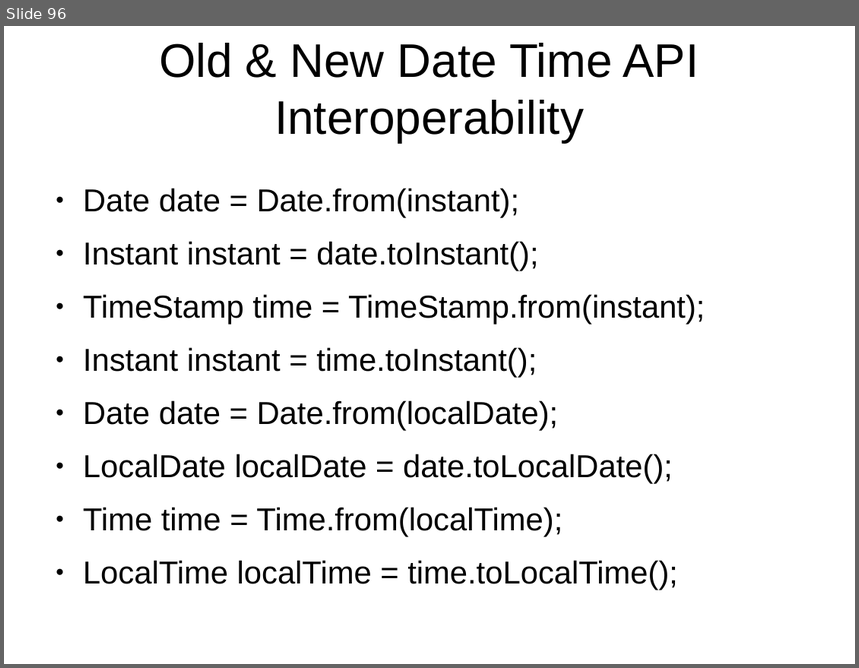
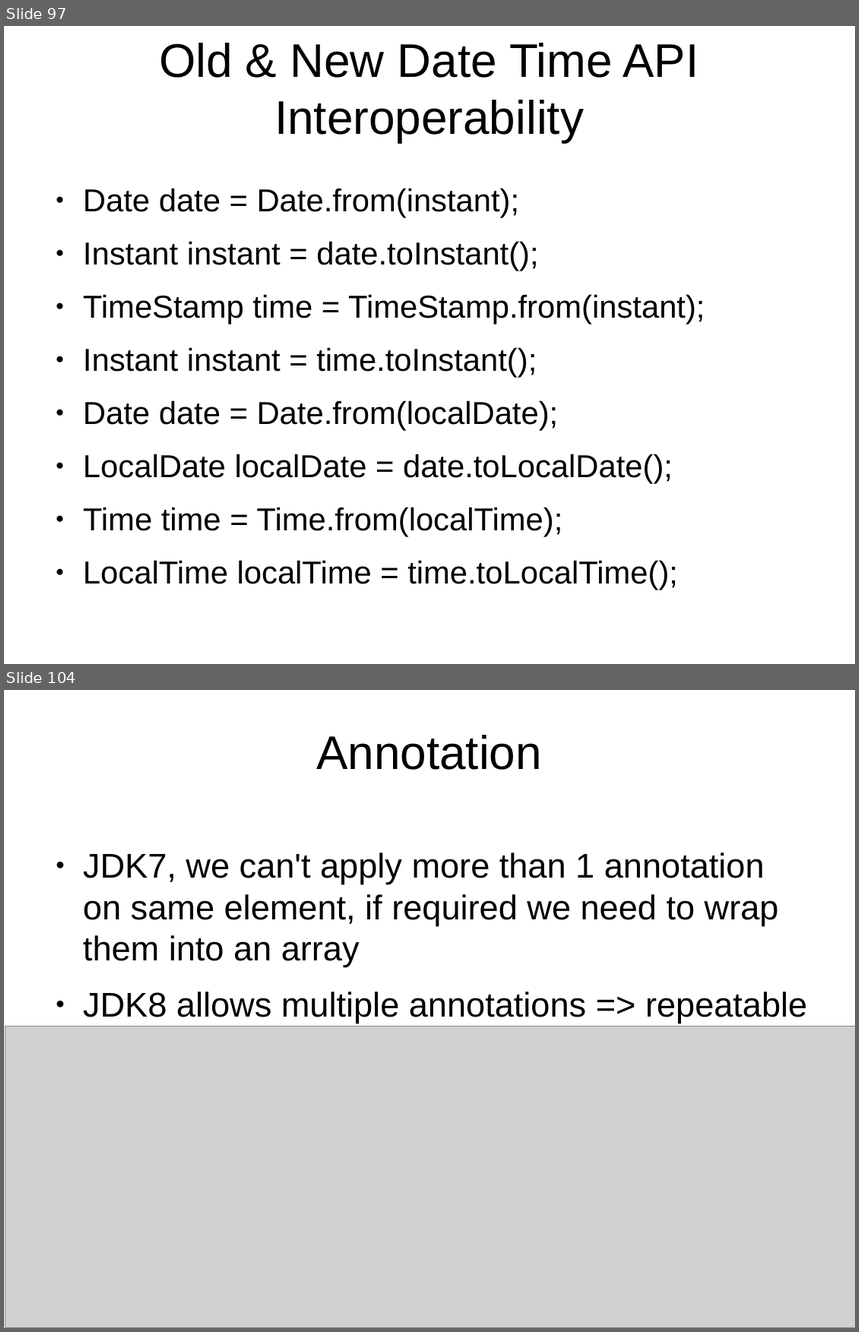
Before and after one commit to shikha-desai/Internship_PreWork, a slide deck: Java/Java_Notes.odp. Shown one above the other, each under a label of ours: slide 96 before the commit, slides 97 and 104 after it; the slides between them are not shown. The pictures are 859x668 and 859x1332 pixels, drawn with LibreOffice and Linux fonts; fonts in the diff are those of the drawing; grey boxes stand for pictures; background and template pictures are left out. Boxes give left, top, right and bottom in pixels: in the first picture for what was removed or moved away, otherwise in the second. Text is boxed around its words. In the diff, an @@ line names an element or a change of style, - is before the commit and + after.

```diff
--- a/Java/Java_Notes.odp
+++ b/Java/Java_Notes.odp
@@ slide 104 added at bbox=[4, 690, 855, 1328], background picture (left out) @@
@@ title added at bbox=[316, 735, 542, 770], 44 pt, text #000000 @@
+Annotation
@@ text added at bbox=[83, 853, 807, 1023], 32 pt, text #000000 @@
+● JDK7, we can't apply more than 1 annotation on same element, if required we need to wrap them into an array
+● JDK8 allows multiple annotations => repeatable
@@ picture added at bbox=[5, 1027, 855, 1328] @@
@@ what was slide 96 is now slide 97 @@
```
Also in this commit, not shown: 2 slides changed, 10 other slides added, 1 other file.
